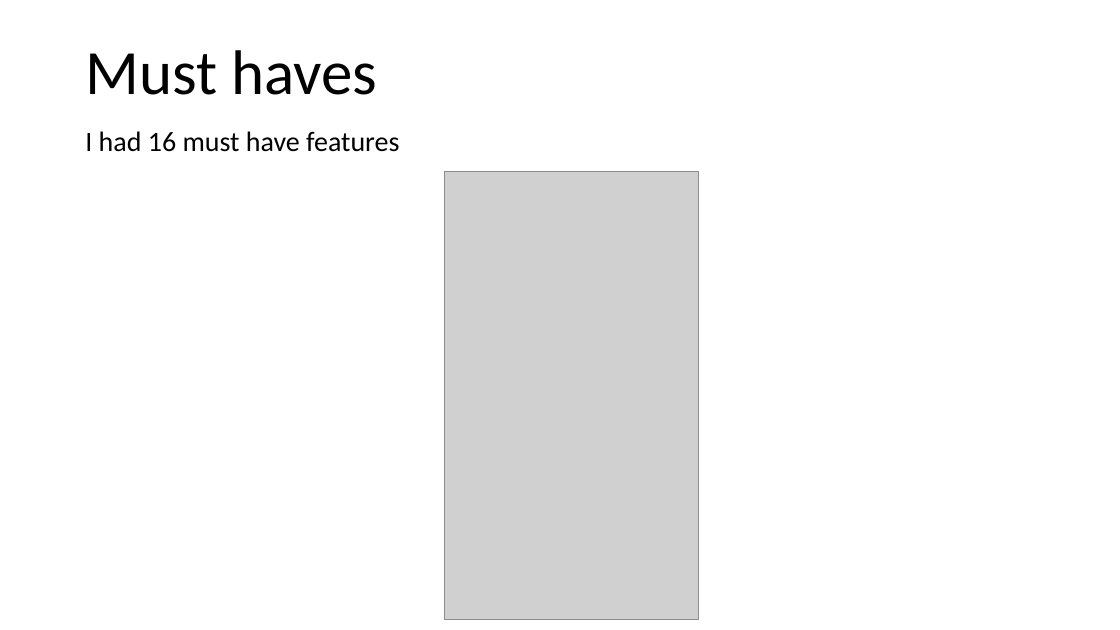
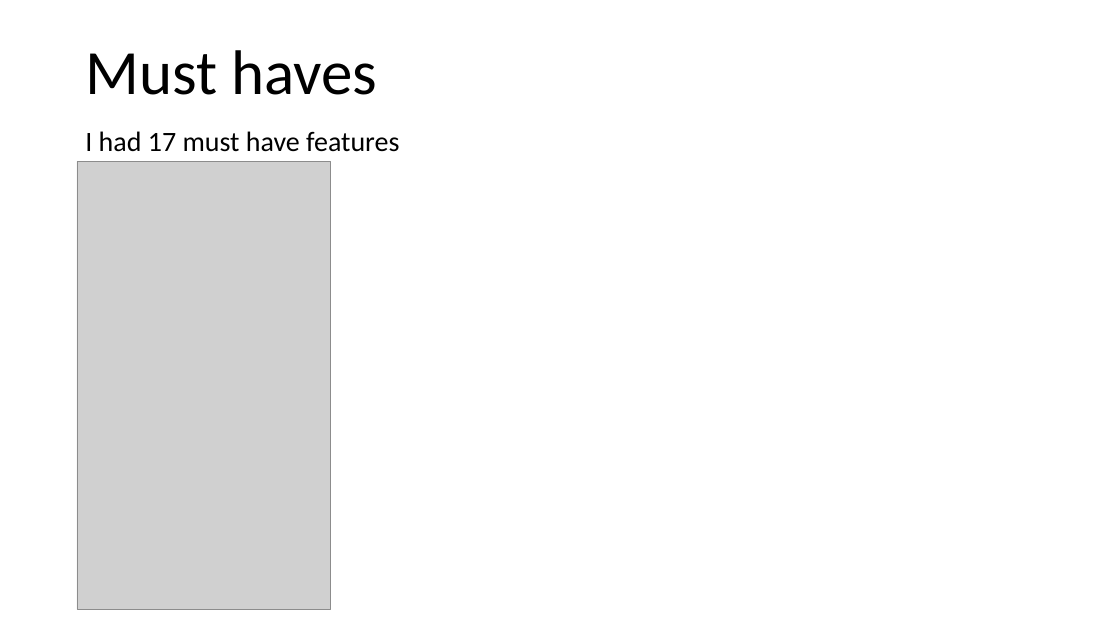
Before and after one commit to KeaganErasmus/BCDE222-C-, a slide deck: slide 3 of Presentation.pptx (slide 2 before the commit). Drawn at 1120x630 pixels with LibreOffice and Linux fonts; fonts in the diff are those of the drawing; grey boxes stand for pictures. Boxes give left, top, right and bottom in pixels: in the first picture for what was removed or moved away, otherwise in the second. Text is boxed around its words. In the diff, an @@ line names an element or a change of style, - is before the commit and + after.

```diff
--- a/Presentation.pptx
+++ b/Presentation.pptx
@@ subtitle at bbox=[85, 131, 399, 152]: text changed @@
-I had 16 must have features
+I had 17 must have features
@@ picture: place and size @@
-picture at bbox=[444, 171, 698, 620]
+picture at bbox=[77, 161, 331, 610]
```
Also in this commit, not shown: 11 other slides changed, 3 slides added, 1 slide removed, 19 other files.
